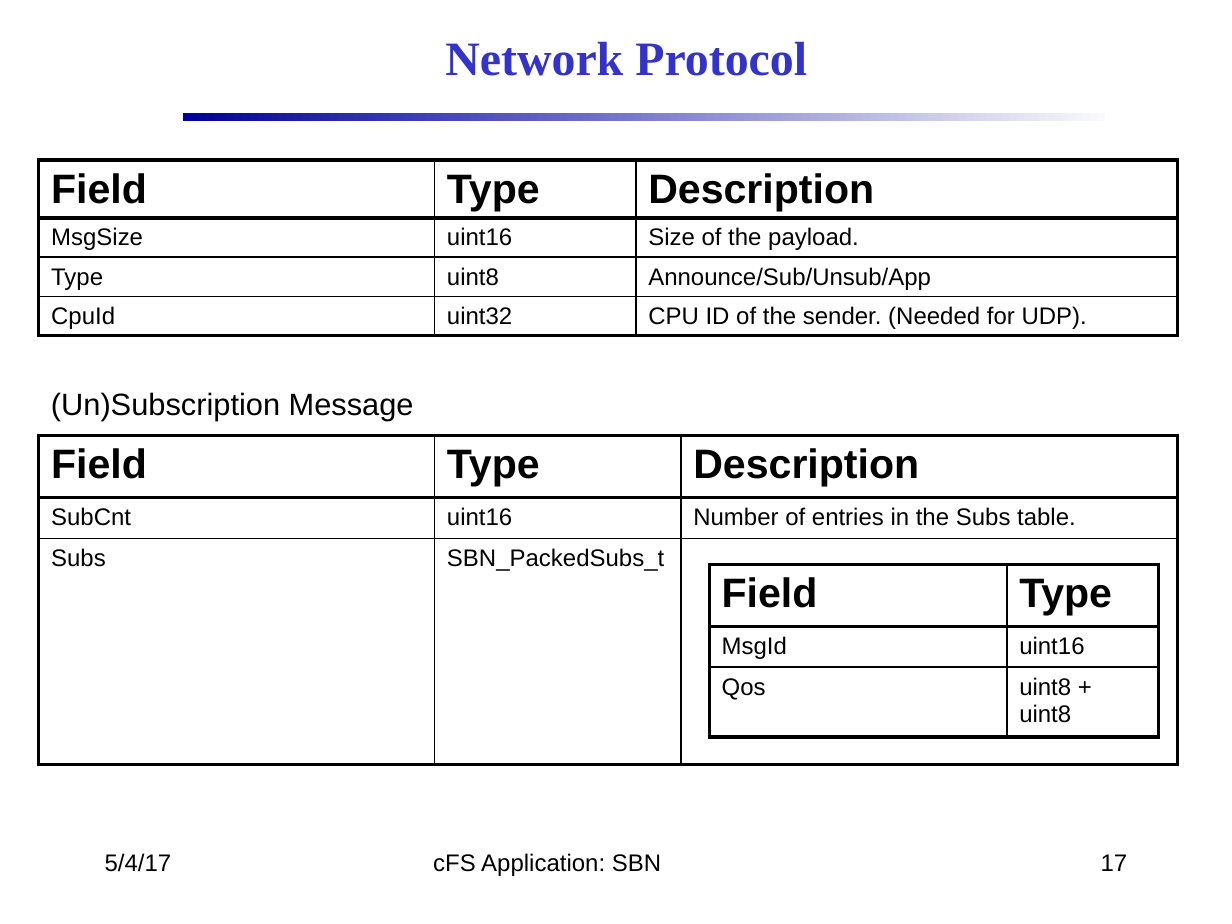
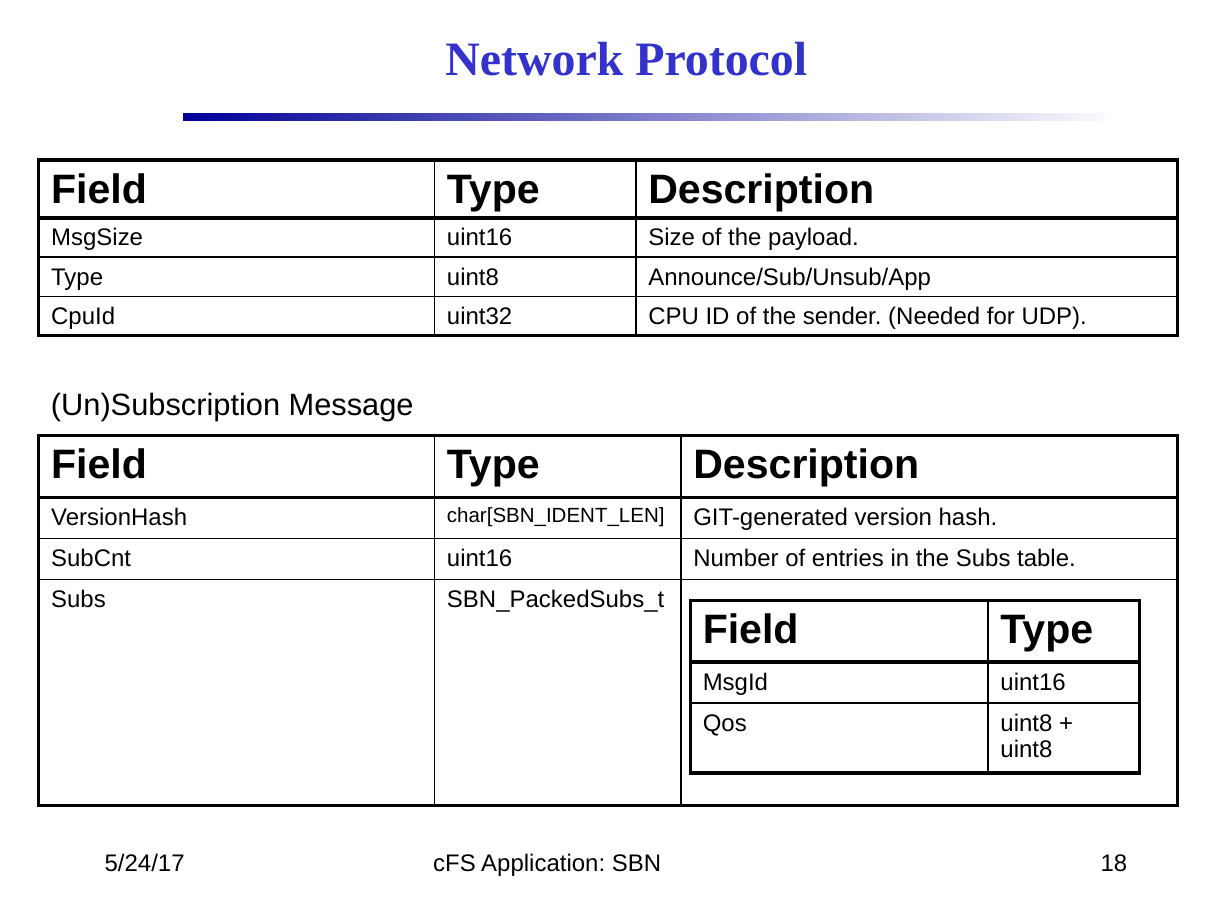
Before and after one commit to nasa/SBN, a slide deck: slide 18 of docs/SBN_Design.pptx (slide 17 before the commit). Drawn at 1232x924 pixels with LibreOffice and Linux fonts; fonts in the diff are those of the drawing; background and template pictures are left out. Boxes give left, top, right and bottom in pixels: in the first picture for what was removed or moved away, otherwise in the second. Text is boxed around its words. In the diff, an @@ line names an element or a change of style, - is before the commit and + after.

```diff
--- a/docs/SBN_Design.pptx
+++ b/docs/SBN_Design.pptx
@@ table at [38,436,1177,806] @@
+row 2: VersionHash | char[SBN_IDENT_LEN] | GIT-generated version hash.
@@ table: place and size @@
-table at [710,564,1159,737]
+table at [690,600,1140,772]
@@ text at [105,853,185,872]: text changed @@
-5/4/17
+5/24/17
@@ page number at [1101,854,1128,872]: text changed @@
-17
+18
```
Also in this commit, not shown: 17 other slides changed, 1 slide added, 3 slides removed.
